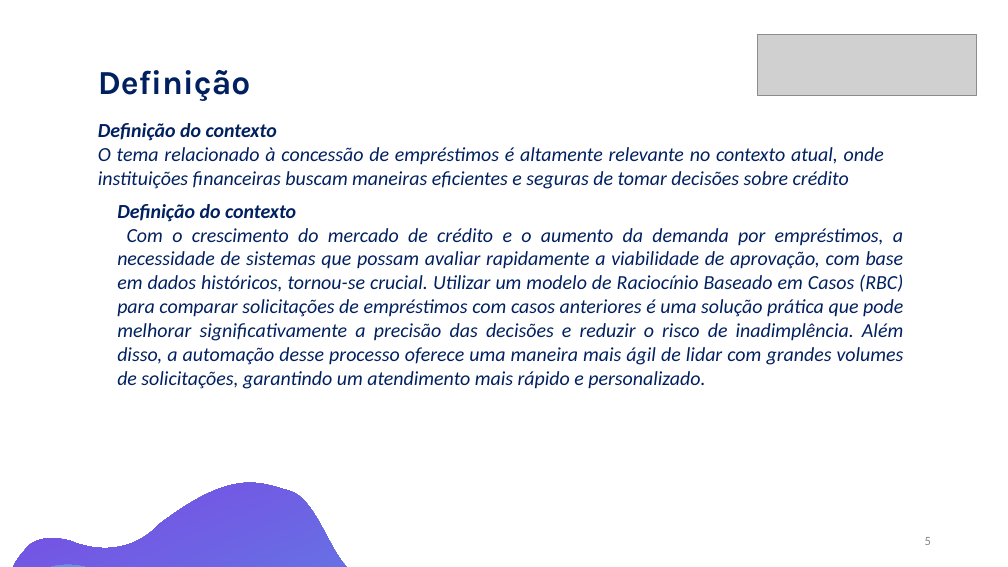
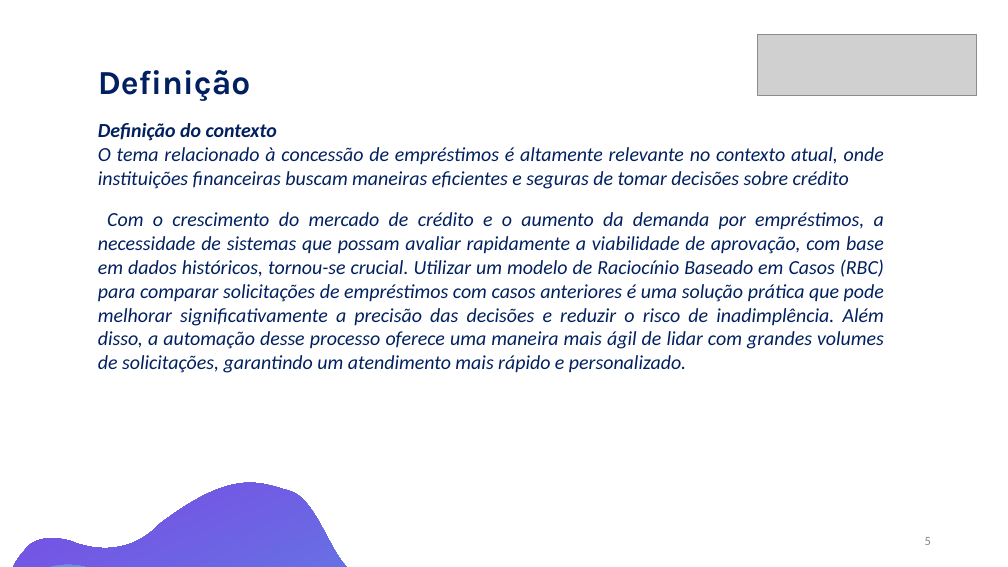
Before and after one commit to wilywork/trabalho-rbc, a slide deck: slide 5 of RBC_emprestimo_IA.pptx. Drawn at 1008x567 pixels with LibreOffice and Linux fonts; fonts in the diff are those of the drawing; grey boxes stand for pictures. Boxes give left, top, right and bottom in pixels: in the first picture for what was removed or moved away, otherwise in the second. Text is boxed around its words. In the diff, an @@ line names an element or a change of style, - is before the commit and + after.

```diff
--- a/RBC_emprestimo_IA.pptx
+++ b/RBC_emprestimo_IA.pptx
@@ text "Com o crescimento do mercado ...": place and size @@
-text "Com o crescimento do mercado ..." at (117, 204, 904, 389)
+text "Com o crescimento do mercado ..." at (98, 212, 884, 373)
@@ text at (117, 204, 296, 222): paragraph removed @@
-Definição do contexto
```
Also in this commit, not shown: 3 other files.
